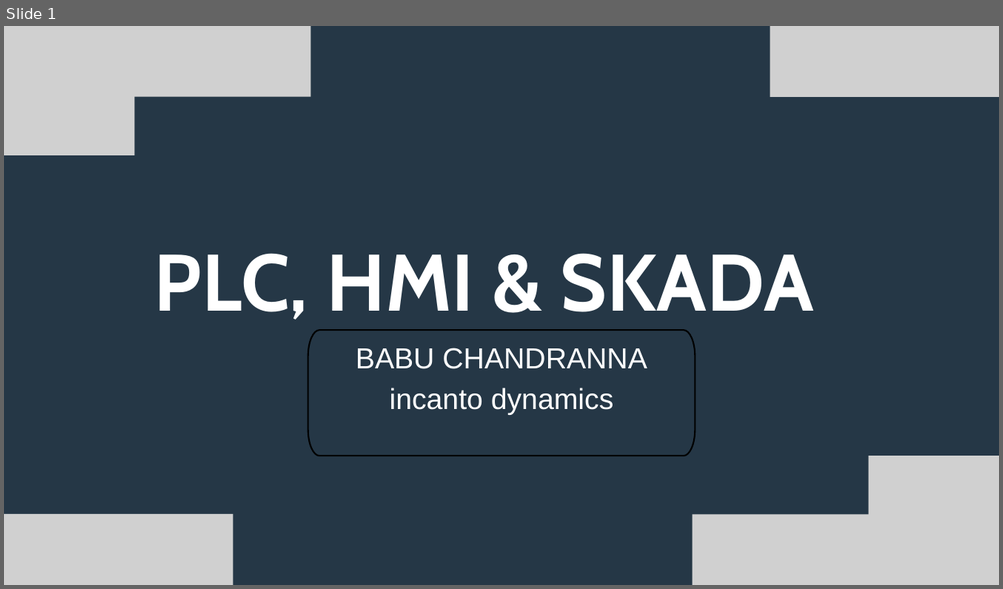
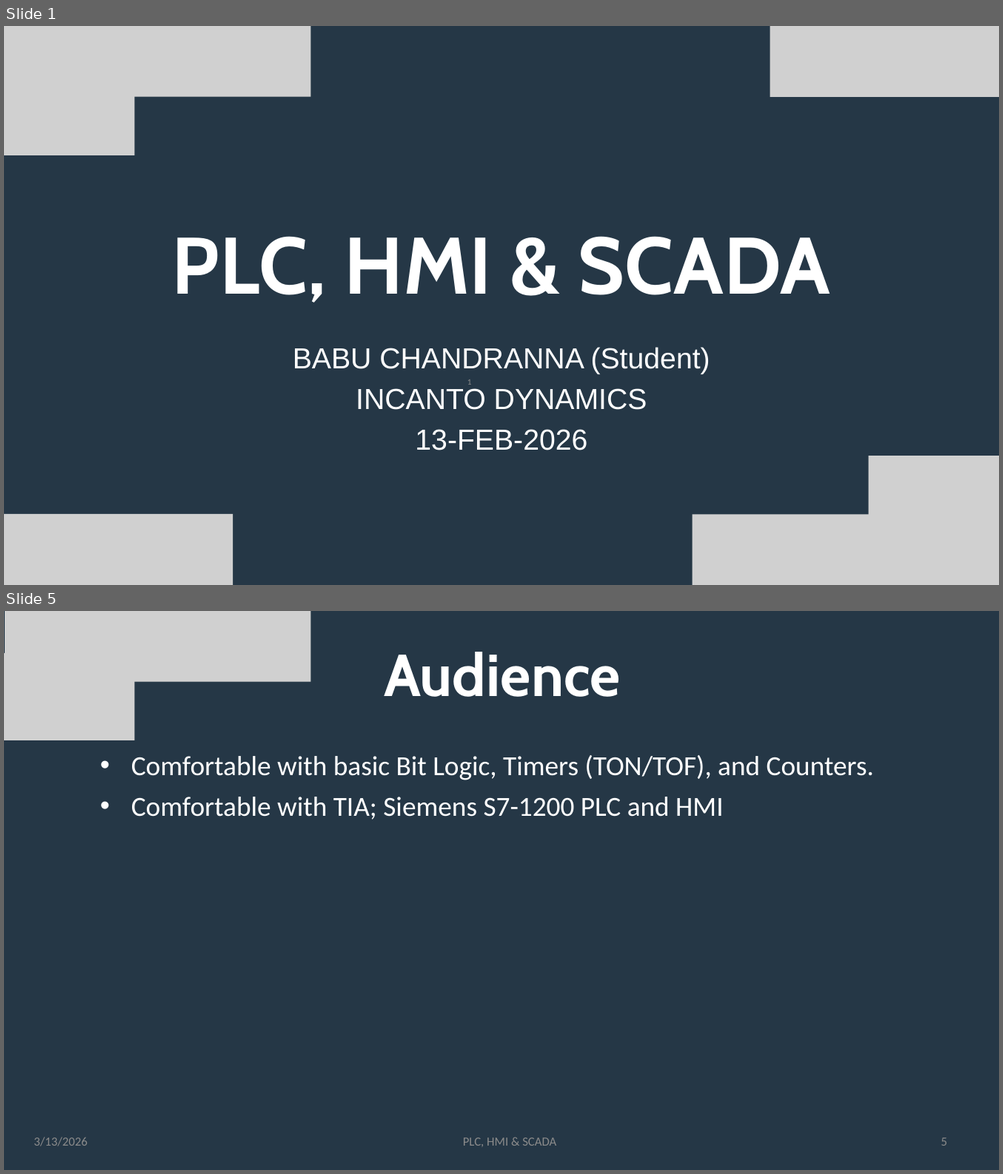
Before and after one commit to babubhare/plc_id, a slide deck: presentation/id_plc_hmi_scada.pptx. Shown one above the other, each under a label of ours: slide 1 before the commit, slides 1 and 5 after it; the slides between them are not shown. The pictures are 1003x589 and 1003x1174 pixels, drawn with LibreOffice and Linux fonts; fonts in the diff are those of the drawing; grey boxes stand for pictures. Boxes give left, top, right and bottom in pixels: in the first picture for what was removed or moved away, otherwise in the second. Text is boxed around its words. In the diff, an @@ line names an element or a change of style, - is before the commit and + after.

```diff
--- a/presentation/id_plc_hmi_scada.pptx
+++ b/presentation/id_plc_hmi_scada.pptx
@@ slide 5 added at box(4, 611, 999, 1170), background #253746 @@
@@ picture added at box(5, 611, 311, 681) @@
@@ picture added at box(4, 653, 134, 741) @@
@@ text added at box(384, 652, 620, 697), 85.7 pt, text #FFFFFF, bold @@
+Audience
@@ text added at box(131, 755, 874, 820), 40 pt, text #FFFFFF @@
+• Comfortable with basic Bit Logic, Timers (TON/TOF), and Counters.
+• Comfortable with TIA; Siemens S7-1200 PLC and HMI
@@ text added at box(34, 1137, 87, 1147), 18 pt, text #8C8C8C @@
+3/13/2026
@@ text added at box(463, 1138, 556, 1147), 18 pt, text #8C8C8C @@
+PLC, HMI & SCADA
@@ page number added at box(941, 1138, 948, 1146), 18 pt, text #8C8C8C @@
+5
@@ slide 1 changed as well @@
@@ text at box(172, 236, 831, 303): text changed @@
-PLC, HMI & SKADA
+PLC, HMI & SCADA
@@ text "BABU CHANDRANNA (Student)" at box(293, 347, 710, 451): vertical alignment top to bottom @@
@@ freeform shape removed at box(308, 330, 694, 456) @@
@@ text at box(293, 347, 710, 451): text changed @@
-BABU CHANDRANNA
-incanto dynamics
+BABU CHANDRANNA (Student)
+INCANTO DYNAMICS
+13-FEB-2026
@@ page number added at box(467, 380, 472, 385), 12 pt, text #8C8C8C @@
+1
```
Also in this commit, not shown: 1 other slide changed, 20 other slides added, 8 slides removed, 1 other file.
